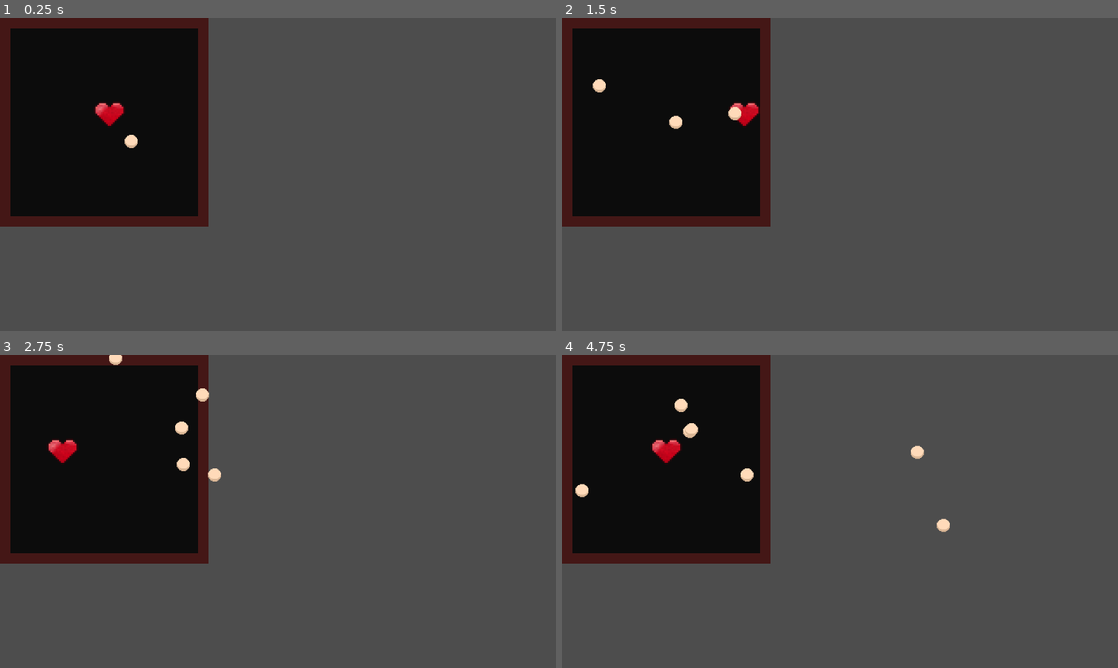
Above: before the commit, frames 1-4 (two rows, left to right).
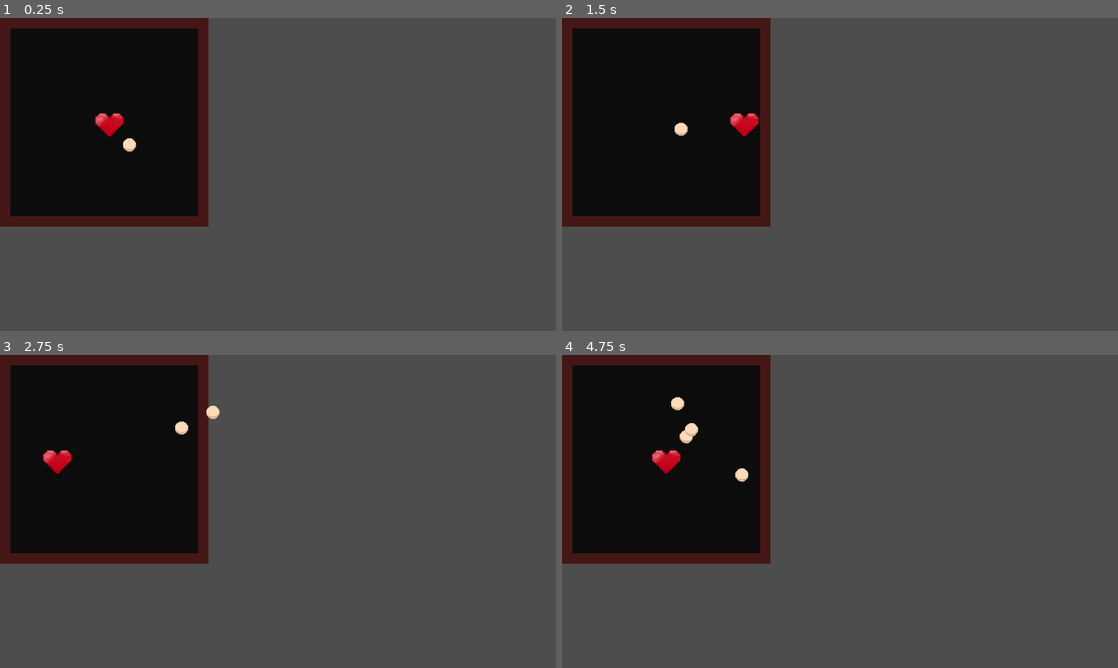
Above: after the commit, the same moments.

Repository: yanaexe/Global-Classroom-Project
Game: Godot game, scene res://scenes/dodge_minigame.tscn
The game is run twice, just before and just after one commit, with the same random seed, the same clock (stepped at 60 frames per second) and the same inputs. This scene is started directly instead of the project's main scene.
Inputs (mouse positions are in pixels of both pictures, inside the frame that each line leads up to):
- Up to frame 1 (0.25 s): no input
- Up to frame 2 (1.5 s): move the mouse to (962, 158) at 0.52 s; hold D (dodgeMG_right) from 0.53 s (still down); tap Shift (dash) at 0.6 s; click (962, 158) at 0.67 s; tap Space (jump) at 0.77 s; move the mouse to (728, 190) at 1.27 s; tap E (fire) at 1.35 s
- Up to frame 3 (2.75 s): tap Space (jump) at 1.52 s; move the mouse to (333, 442) at 2.02 s; release D (dodgeMG_right) at 2.03 s; hold A (dodgeMG_left) from 2.03 s (still down); tap Shift (dash) at 2.1 s
- Up to frame 4 (4.75 s): move the mouse to (812, 574) at 2.77 s; release A (dodgeMG_left) at 2.78 s; hold D (dodgeMG_right) 2.78-4.28 s; tap E (fire) at 2.85, 4.35 s; click (812, 574) at 2.92 s; tap Space (jump) at 3.02, 3.77, 4.52 s; move the mouse to (1006, 558) at 3.52 s; tap Shift (dash) at 3.6 s; move the mouse to (673, 464) at 4.27 s; hold A (dodgeMG_left) from 4.28 s (still down)

The runs differ from the first frame. In frame 1, 0.5% of the frame differs, in the area x 16-25%, y 26-43%; in frame 2, 0.7%; in frame 3, 0.8%; in frame 4, 0.9%, in the area x 2-70%, y 13-57%.

Commit message:
Dodge Minigame: Made it so that the player can be hit by the bullet

Diff:
--- a/scenes/dodge_bullet.tscn
+++ b/scenes/dodge_bullet.tscn
@@ -19,6 +19,7 @@
 }]
 
 [node name="DodgeBullet" type="Area2D"]
+collision_layer = 2
 script = ExtResource("1_6hw4a")
 
 [node name="Bullet" type="AnimatedSprite2D" parent="."]
@@ -36,4 +37,5 @@
 one_shot = true
 autostart = true
 
-[connection signal="timeout" from="Timer" to="." method="_on_timer_timeout"]
+[connection signal="body_entered" from="." to="." method="_on_body_entered"]
+[connection signal="timeout" from="Timer" to="." method="_on_Timer_timeout"]
--- a/scenes/dodge_minigame.tscn
+++ b/scenes/dodge_minigame.tscn
@@ -55,20 +55,18 @@
 polygon = PackedVector2Array(-2, -2, 38, -2, 38, 38, -2, 38, 0, 36, 36, 36, 36, 0, 0, 0, 0, 36, -2, 38)
 
 [node name="PlayerSoul" type="CharacterBody2D" parent="BattleBox/Border" groups=["player_soul"]]
-position = Vector2(20.6667, 21)
+position = Vector2(20.6667, 22.6667)
 scale = Vector2(0.333333, 0.333333)
 script = ExtResource("1_rsqg1")
 speed = 100.0
 
+[node name="PlayerSprite" type="AnimatedSprite2D" parent="BattleBox/Border/PlayerSoul"]
+position = Vector2(-9.91822e-05, 0)
+sprite_frames = SubResource("SpriteFrames_ljo2j")
+
 [node name="CollisionPolygon2D" type="CollisionPolygon2D" parent="BattleBox/Border/PlayerSoul"]
-visible = false
-position = Vector2(-37, -46.0001)
-scale = Vector2(0.620192, 0.585228)
-polygon = PackedVector2Array(57.0001, 53.0001, 63.0001, 53.0001, 69.0001, 53.0001, 73.0001, 57.0001, 73.0001, 63.0001, 61.0001, 75.0001, 59.0001, 75.0001, 47, 63.0001, 47, 57.0001, 51.0001, 53.0001)
-
-[node name="PlayerSprite" type="AnimatedSprite2D" parent="BattleBox/Border/PlayerSoul"]
-position = Vector2(-3.8147e-06, 0)
-sprite_frames = SubResource("SpriteFrames_ljo2j")
+position = Vector2(1, -7.00002)
+polygon = PackedVector2Array(2, -7.00001, 6.00001, -7.00001, 9.00001, -4, 9.00001, 0, 1, 8.00001, -1, 8.00001, -9.00001, 0, -9.00001, -4, -6.00001, -7.00001, -2, -7.00001, -1, -6.00001, 1, -6.00001)
 
 [node name="BulletSpawner" type="Node2D" parent="BattleBox"]
 script = ExtResource("4_tmvo2")
--- a/scripts/bullet.gd
+++ b/scripts/bullet.gd
@@ -6,11 +6,10 @@
 func _process(delta):
 	position += direction.normalized() * speed * delta
 
-func _on_area_entered(area):
-	if area.name == "PlayerSoul":
+func _on_body_entered(body: Node2D):
+	if body.is_in_group("player_soul"):
 		print("Player hit!")
-		# Handle damage here
 		queue_free()
 
-func _on_timer_timeout():
+func _on_Timer_timeout():
 	queue_free()
